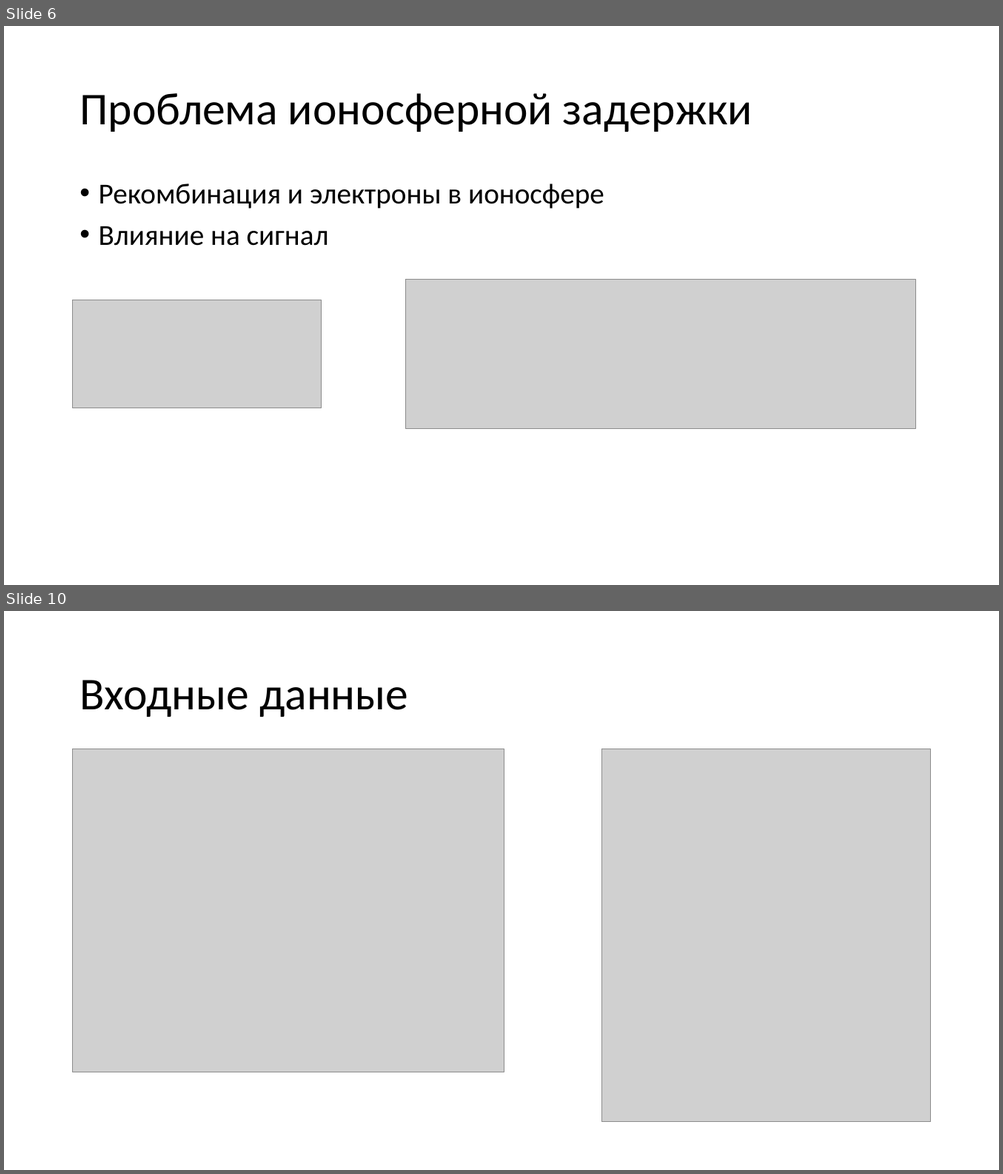
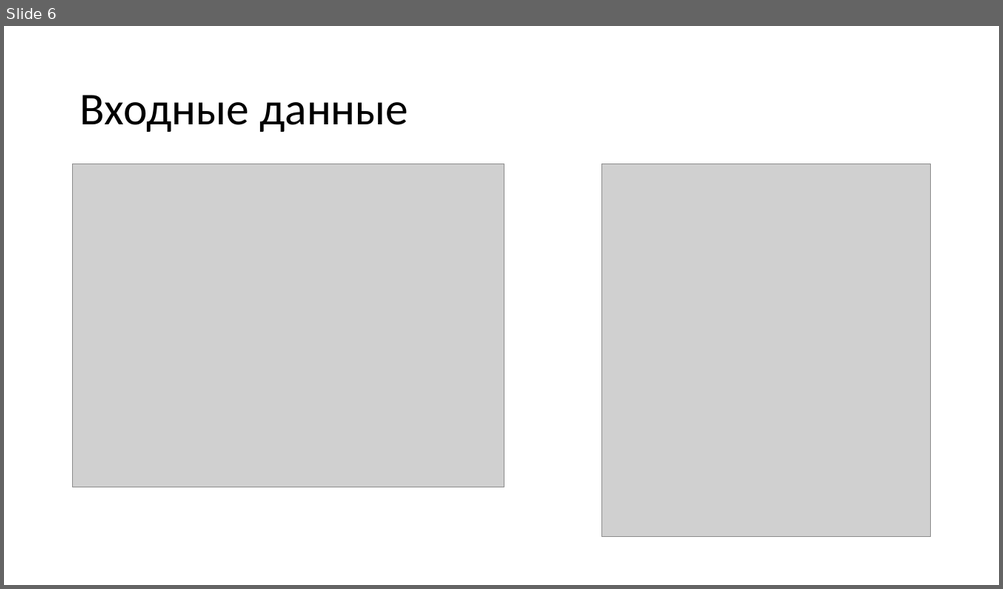
Before and after one commit to SaraFarron/------, a slide deck: Исследование алгоритма вычисления ионосферной поправки для системы Galileo.pptx. Shown one above the other, each under a label of ours: slides 6 and 10 before the commit, slide 6 after it; the slides between them are not shown. The pictures are 1003x1174 and 1003x589 pixels, drawn with LibreOffice and Linux fonts; fonts in the diff are those of the drawing; grey boxes stand for pictures. Boxes give left, top, right and bottom in pixels: in the first picture for what was removed or moved away, otherwise in the second. Text is boxed around its words. In the diff, an @@ line names an element or a change of style, - is before the commit and + after.

```diff
--- a/Исследование алгоритма вычисления ионосферной поправки для системы Galileo.pptx
+++ b/Исследование алгоритма вычисления ионосферной поправки для системы Galileo.pptx
@@ slide 6 removed at (4, 26, 999, 585), background #FFFFFF @@
@@ title removed at (79, 93, 752, 132) @@
-Проблема ионосферной задержки
@@ text removed at (99, 184, 604, 246) @@
-• Рекомбинация и электроны в ионосфере
-• Влияние на сигнал
@@ picture removed at (405, 280, 915, 429) @@
@@ picture removed at (73, 301, 321, 408) @@
@@ what was slide 10 is now slide 6 @@
```
Also in this commit, not shown: 6 slides changed, 5 slides added, 6 other slides removed, 7 other files.
